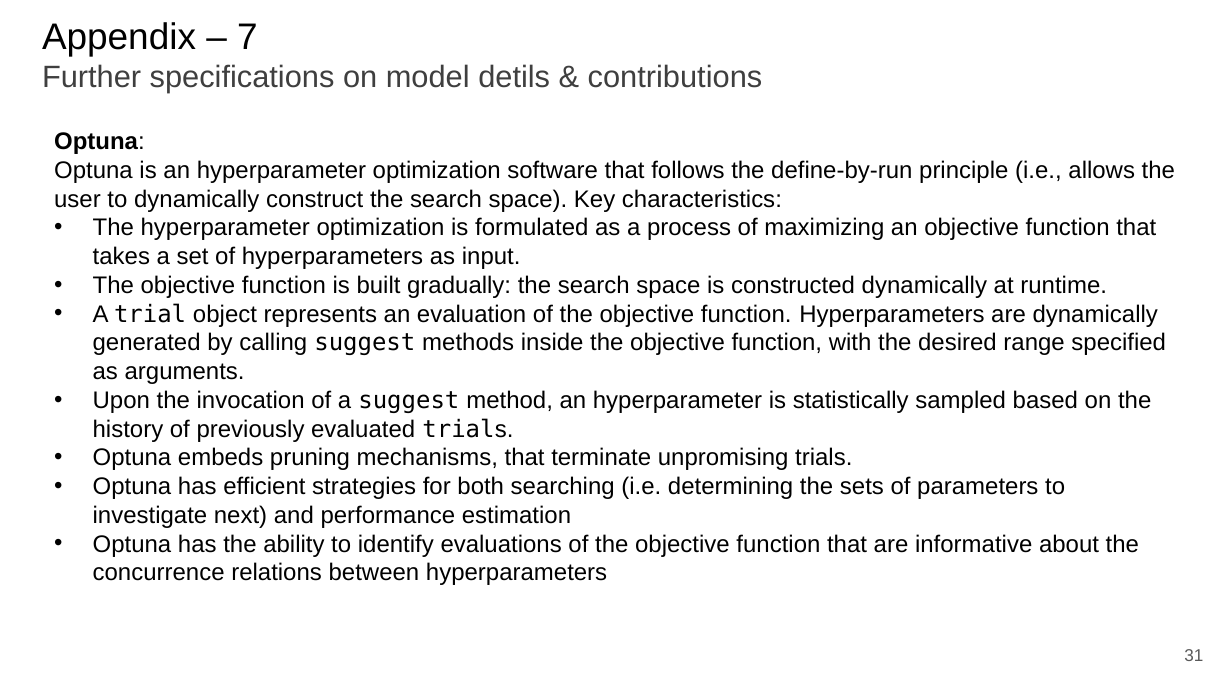
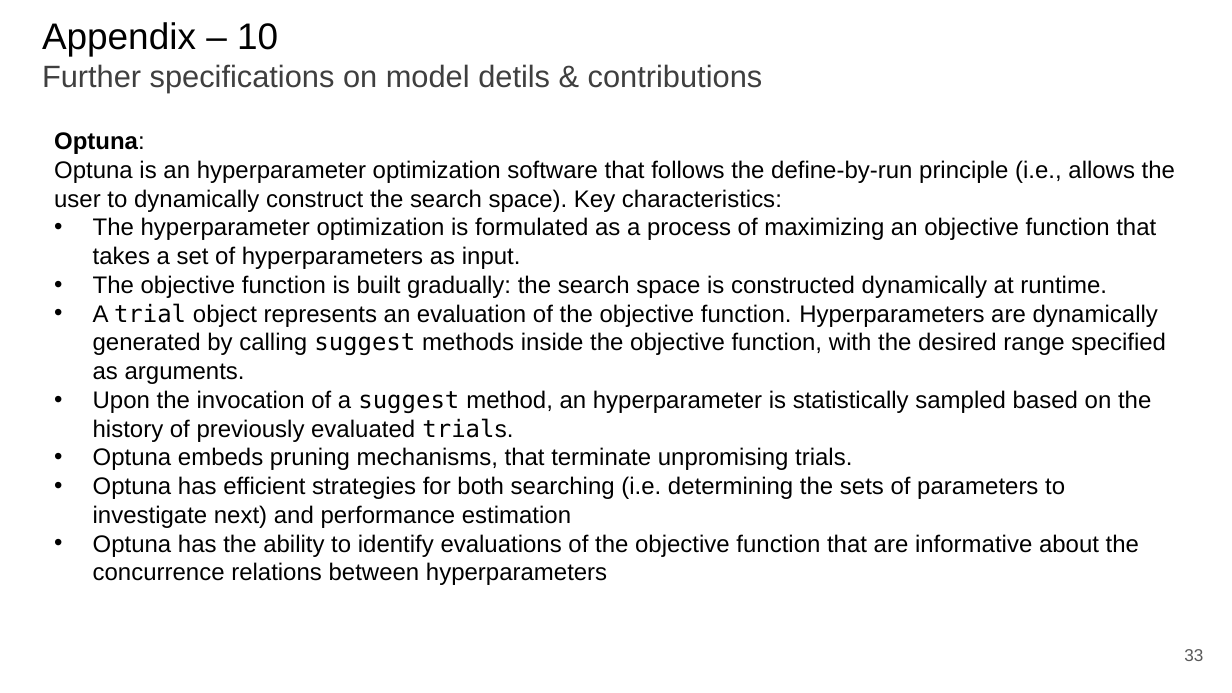
Before and after one commit to paolo-junior-mollica/machine-learning-project, a slide deck: slide 33 of relazione/ML-2023-PRJ-Slides-Demo.pptx (slide 31 before the commit). Drawn at 1232x693 pixels with LibreOffice and Linux fonts; fonts in the diff are those of the drawing. Boxes give left, top, right and bottom in pixels: in the first picture for what was removed or moved away, otherwise in the second. Text is boxed around its words. In the diff, an @@ line names an element or a change of style, - is before the commit and + after.

```diff
--- a/relazione/ML-2023-PRJ-Slides-Demo.pptx
+++ b/relazione/ML-2023-PRJ-Slides-Demo.pptx
@@ title at (42, 22, 763, 93): text changed @@
-Appendix – 7
-Further specifications on model detils & contributions
+Appendix – 10
+Further specifications on model detils & contributions
@@ page number at (1184, 649, 1203, 661): text changed @@
-31
+33
```
Also in this commit, not shown: 9 other slides changed, 2 slides added.
